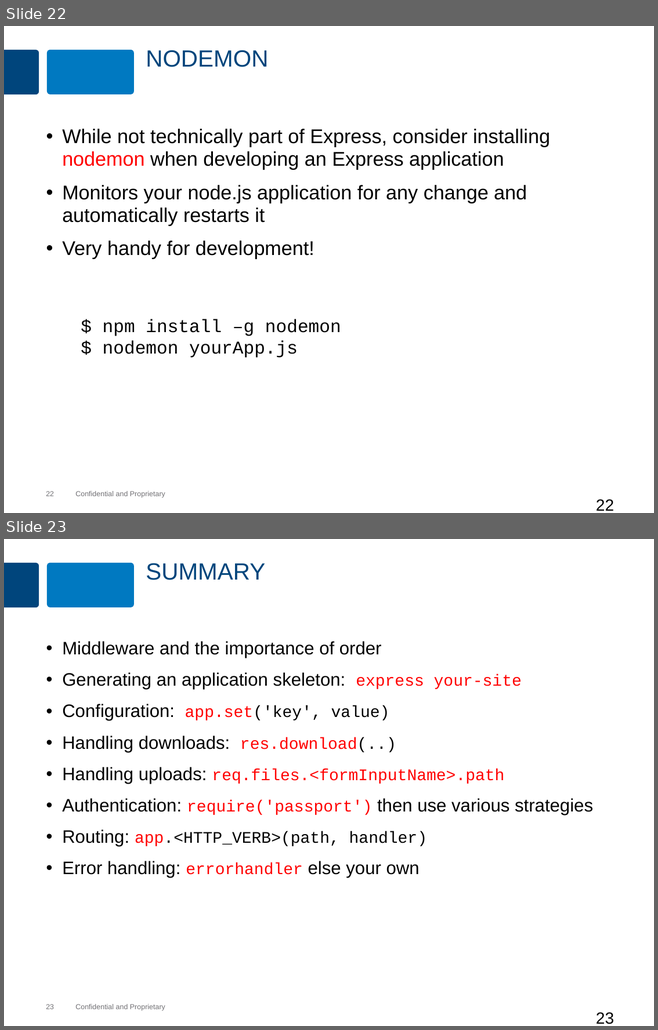
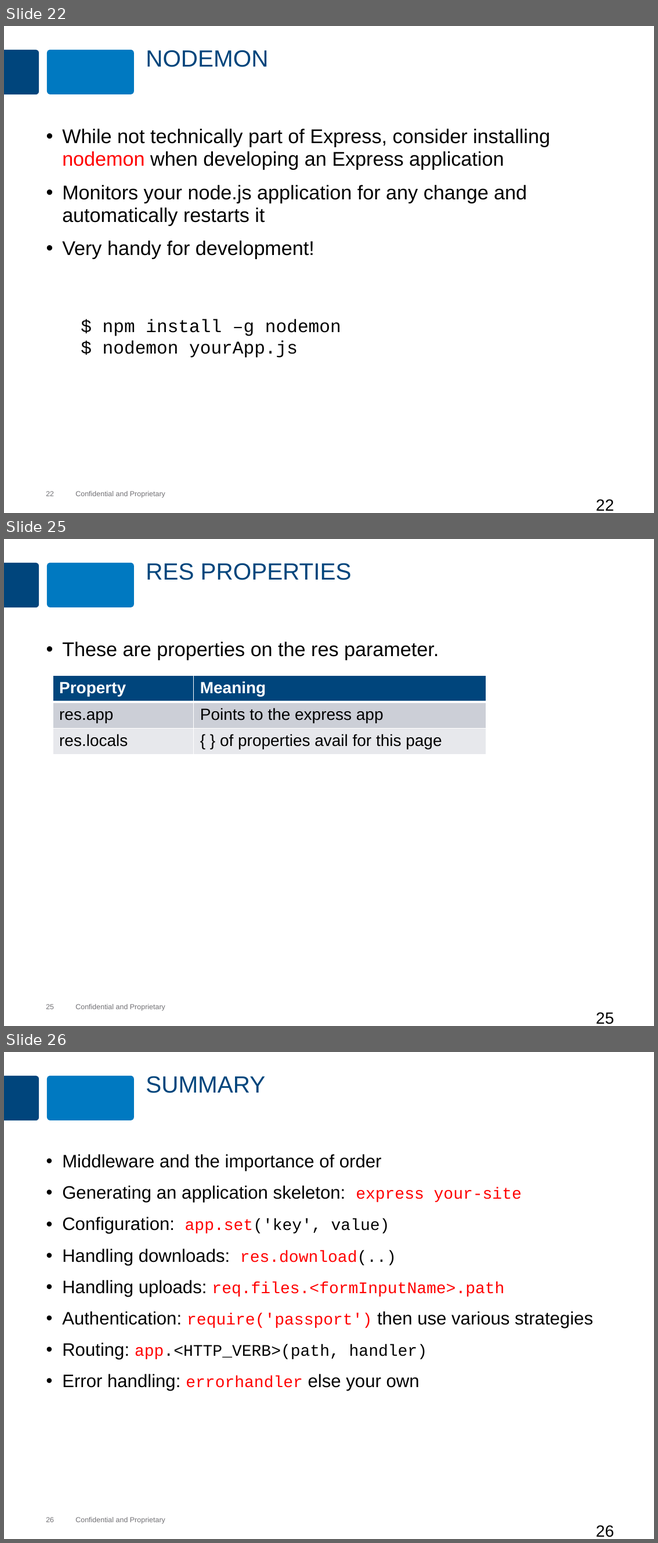
Before and after one commit to MaxMillington/nodePractice, a slide deck: node/lesson-59-express/express.pptx. Shown one above the other, each under a label of ours: slides 22 and 23 before the commit, slides 22, 25 and 26 after it; the slides between them are not shown. The pictures are 658x1030 and 658x1543 pixels, drawn with LibreOffice and Linux fonts; fonts in the diff are those of the drawing; background and template pictures are left out. Boxes give left, top, right and bottom in pixels: in the first picture for what was removed or moved away, otherwise in the second. Text is boxed around its words. In the diff, an @@ line names an element or a change of style, - is before the commit and + after.

Commit message:
Added pages on app, req, and res properties

```diff
--- a/node/lesson-59-express/express.pptx
+++ b/node/lesson-59-express/express.pptx
@@ slide 25 added at [4,539,654,1026], background #FFFFFF; not listed: 4 template elements that a slide beside it also shows @@
@@ title added at [146,563,351,580], 26 pt, text #00457C @@
+RES PROPERTIES
@@ text added at [62,642,438,660], 22 pt, text #000000 @@
+• These are properties on the res parameter.
@@ table added at [53,675,486,755], 3 rows, 2 columns @@
+Property | Meaning
+res.app | Points to the express app
+res.locals | { } of properties avail for this page
@@ page number added at [596,1012,614,1024], 18 pt, text #000000 @@
+25
@@ what was slide 23 is now slide 26 @@
@@ page number at [46,1517,54,1522]: text changed @@
-23
+26
@@ page number at [596,1525,614,1537]: text changed @@
-23
+26
```
Also in this commit, not shown: 2 other slides added.
